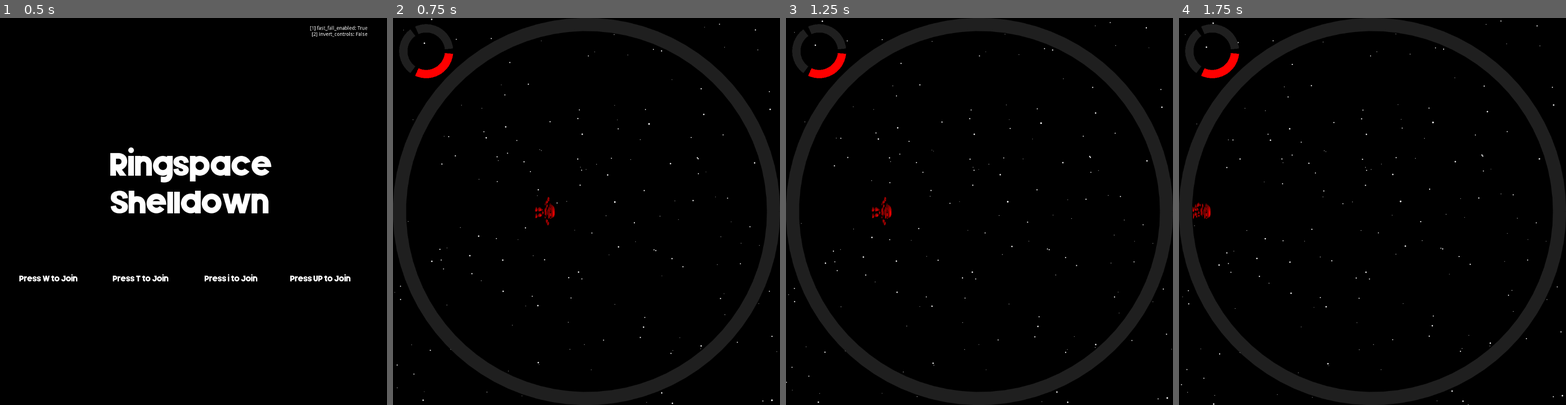
Above: before the commit, frames 1-4 (left to right).
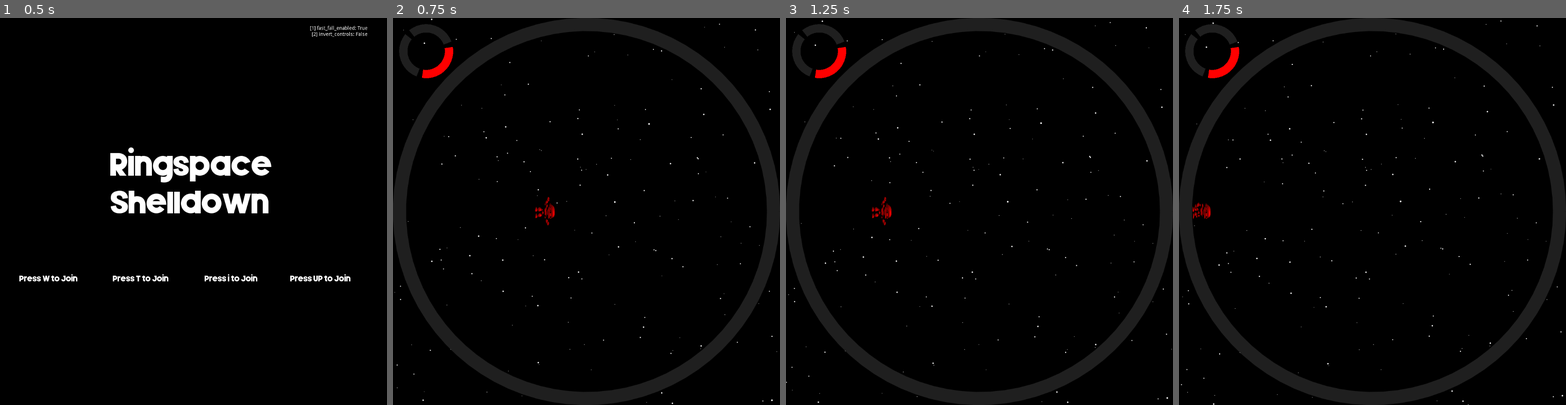
Above: after the commit, the same moments.

Repository: hwacha/ringspace_shelldown
Game: Godot game, scene res://scenes/opening_screen.tscn
Two runs of this game, one before a commit and one after it. Both use one fixed random seed, a clock stepped at 60 frames per second and the inputs below.
Inputs:
- Up to frame 1 (0.5 s): no input
- Up to frame 2 (0.75 s): tap W at 0.5 s; tap Enter (ui_accept) at 0.6 s
- Up to frame 3 (1.25 s): tap Enter (ui_accept) at 0.77, 1.07 s
- Up to frame 4 (1.75 s): tap Enter (ui_accept) at 1.35, 1.52 s

Frame 1 is identical in both runs. In frame 2, 0.2% of the frame differs, in the area x 3-16%, y 2-16%; in frame 3, 0.2%; in frame 4, 0.2%.

Commit message:
rotate score wheels for symmetry

Diff:
--- a/scenes/Player.tscn
+++ b/scenes/Player.tscn
@@ -118,7 +118,7 @@
 shape = SubResource( 1 )
 
 [node name="HitBox" type="Area2D" parent="."]
-position = Vector2( -3, 13 )
+position = Vector2( 0, 21.5517 )
 collision_layer = 8
 collision_mask = 4
 __meta__ = {
--- a/scripts/Score.gd
+++ b/scripts/Score.gd
@@ -20,9 +20,10 @@
 func _draw():
 	var theta = 2 * PI / Players.play_to
 	for pn in Players.score:
+		var theta_offset = 7 * PI / 4 + theta - (PI / 2 * int(pn))
 		for i in range(0, Players.play_to):
 			var color = Color(0.25, 0.25, 0.25, 0.5)
 			if i + 1 <= Players.score[pn]:
 				color = get_node("/root/Players").player_colors[int(pn) - 1]
 			draw_arc(score_locations[pn], score_radius * 11 / 16, \
-			(i * theta) + epsilon, ((i + 1) * theta) - epsilon, 100, color, score_radius / 4)
+			(i * theta) + theta_offset + epsilon, ((i + 1) * theta) + theta_offset - epsilon, 100, color, score_radius / 4)
